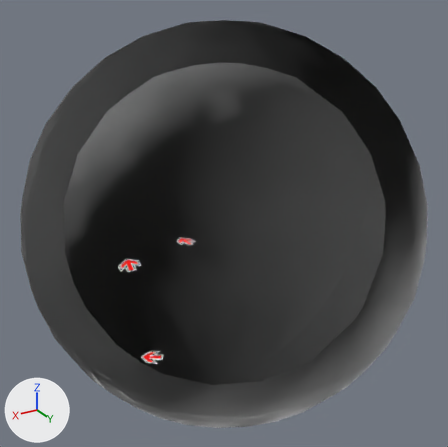
Renders of the Blender file src/scene4.blend from each side of a commit.
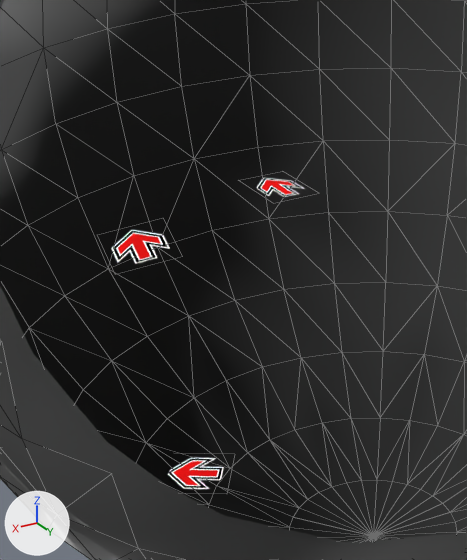
Each version is shown whole from a 50 mm lens placed at (22.7, 37.9, 19.0), pointed at (0.0, 0.0, 0.0), then close up on the part from 16% to 58% of the width and 37% to 88% of the height. Arrows for +X, +Y and +Z are at lower left; the lights stay in place. The close-ups show mesh edges as thin lines. Everything nearer to the camera than a plane just in front of the edit is cut away.

Names of what the first close-up shows: 'Sphere', 's4_1', 's4_2', 's4_3'.
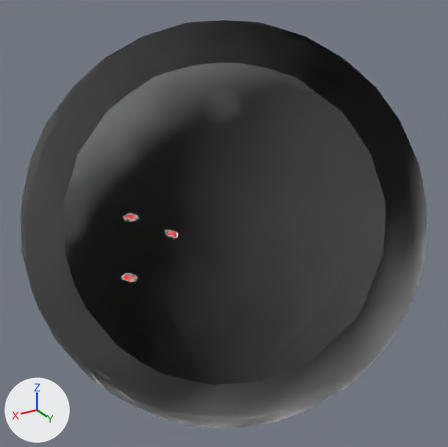
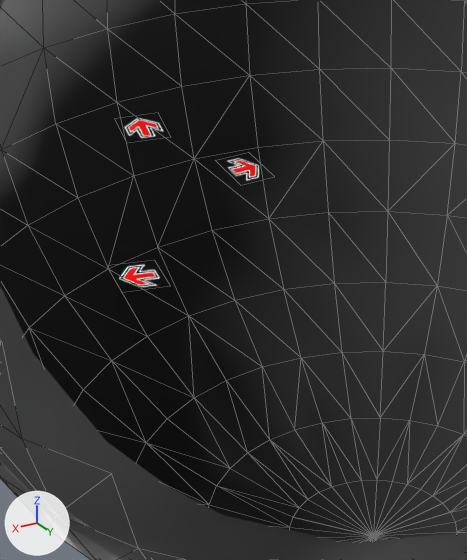
Patch to the scene script:
```diff
--- a/src/scene4.blend.py
+++ b/src/scene4.blend.py
@@ ob_s4_1 @@
 ob_s4_1 = bpy.data.objects.new('s4_1', me_plane)
-ob_s4_1.location = (-1.56, -9.64, -5.66)
-ob_s4_1.rotation_euler = (0.0149, 0.105, -1.604)  # degrees (0.9, 6, -92)
-ob_s4_1.scale = (1.58, -0.965, 1.0)
+ob_s4_1.location = (0.29, -8.66, -4.1)
+ob_s4_1.rotation_euler = (0.121, 0.00163, -3.12)  # degrees (6.9, 0.1, -179)
+ob_s4_1.scale = (0.699, 0.998, 0.883)
@@ ob_s4_2 @@
 ob_s4_2 = bpy.data.objects.new('s4_2', me_plane_001)
-ob_s4_2.location = (4.87, -4.05, -13.02)
-ob_s4_2.rotation_euler = (0.0, 0.0, -0.573)  # degrees (0, 0, -33)
-ob_s4_2.scale = (1.26, 1.18, 1.0)
+ob_s4_2.location = (3.06, -11.4, -2.86)
+ob_s4_2.rotation_euler = (0.0313, -0.209, -1.697)  # degrees (1.8, -12, -97)
+ob_s4_2.scale = (0.842, 0.831, 0.858)
@@ ob_s4_3 @@
 ob_s4_3 = bpy.data.objects.new('s4_3', me_plane_002)
-ob_s4_3.location = (3.68, -10.94, -7.37)
-ob_s4_3.rotation_euler = (-0.0815, -0.294, -1.666)  # degrees (-4.7, -17, -95)
-ob_s4_3.scale = (1.13, -1.3, 0.0867)
+ob_s4_3.location = (5.2, -7.31, -6.59)
+ob_s4_3.rotation_euler = (-0.174, -0.119, -0.0476)  # degrees (-10, -6.8, -2.7)
+ob_s4_3.scale = (0.89, -0.824, 0.0684)
```

Where the change shows, as pixel boxes (x1, y1, x2, y2) in the close-ups (467 x 560 px):
's4_3', moved, turned, rescaled
    before: (111, 230, 170, 264)
    after: (119, 264, 159, 287)
's4_2', moved, turned, rescaled
    before: (168, 458, 224, 489)
    after: (125, 118, 164, 138)
's4_1', moved, turned, rescaled
    before: (257, 178, 305, 197)
    after: (228, 158, 259, 180)
